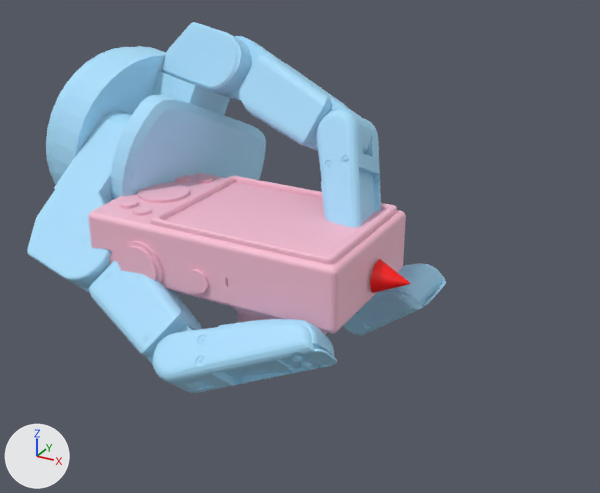
Two versions of the glTF model static/assets/cond/Barrett/contactdb+camera/9.glb, one commit apart.
The view is the same before and after, from a 50 mm lens placed at (0.169, -0.264, 0.138), pointed at (0.018, 0.009, 0.001). The axes (+X, +Y, +Z) are drawn at lower left. The lights are the same throughout. Where no turn or scale is listed for an object, it has been applied to the vertices. Vertices at the same position are counted once.

In view in the first picture: 'camera.stl', 'geometry_1', 'geometry_2'.
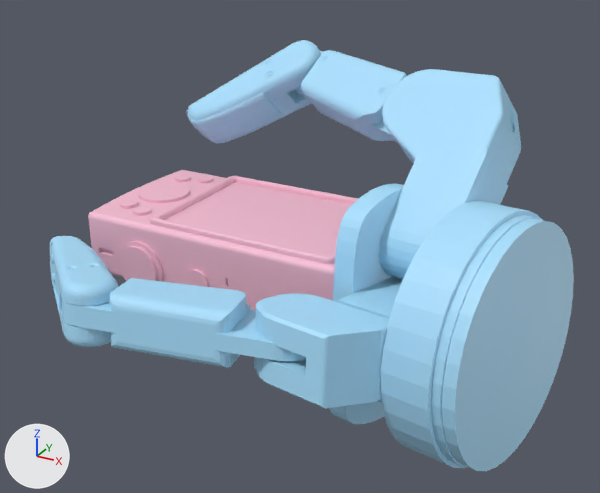
Where the change shows, as pixel boxes [x1, y1, x2, y2] in the pictures (600 x 493 px; the box of a moved part takes in the faces that stretch with it):
'geometry_1', reshaped (25% wider, 16% taller): before [27, 22, 446, 393]; after [50, 40, 574, 471]
part 1 of me_geometry_1, moved or reshaped: before [46, 46, 266, 200]; after [330, 183, 574, 471]
part 2 of me_geometry_1, moved or reshaped: before [161, 22, 245, 101]; after [257, 294, 389, 409]
part 3 of me_geometry_1, moved or reshaped: before [228, 36, 372, 154]; after [62, 278, 306, 372]
part 4 of me_geometry_1, moved or reshaped: before [317, 110, 381, 228]; after [50, 236, 118, 347]
part 5 of me_geometry_1, moved or reshaped: before [27, 111, 132, 292]; after [379, 69, 521, 279]
part 6 of me_geometry_1, moved or reshaped: before [86, 261, 207, 391]; after [294, 50, 407, 142]
part 7 of me_geometry_1, moved or reshaped: before [153, 319, 337, 393]; after [186, 40, 322, 143]
part 8 of me_geometry_1, moved or reshaped (not visible afterwards): before [343, 263, 446, 335]
part 9 of me_geometry_2, moved or reshaped (not visible afterwards): before [370, 259, 411, 293]

The change in detail:
me_geometry_1 has 8696 vertices, 17330 faces and spans x -0.114..0.07, y -0.061..0.097, z -0.063..0.079.
me_geometry_1 is used by ob_geometry_1; location (0.0, 0.0, 0.0).
me_geometry_1 part 1: the loose piece of 347 vertices spanning x -0.114..-0.037, y -0.01..0.087, z -0.023..0.067 is multiplied about its middle by the matrix ((-0.987, 0.145, -0.063), (-0.023, -0.525, -0.851), (-0.157, -0.839, 0.522)), then moved by (0.164, -0.054, -0.024).
me_geometry_1 part 2: the loose piece of 211 vertices spanning x -0.074..-0.027, y 0.036..0.072, z 0.044..0.079 is multiplied about its middle by the matrix ((-0.987, 0.145, -0.063), (-0.023, -0.525, -0.851), (-0.157, -0.839, 0.522)), then moved by (0.114, -0.113, -0.061).
me_geometry_1 part 3: the loose piece of 449 vertices spanning x -0.05..0.037, y 0.023..0.065, z 0.033..0.076 is multiplied about its middle by the matrix ((-0.802, 0.364, 0.473), (-0.591, -0.373, -0.715), (-0.084, -0.854, 0.514)), then moved by (0.025, -0.112, -0.053).
me_geometry_1 part 4: the loose piece of 1647 vertices spanning x 0.017..0.053, y -0.001..0.046, z -0.008..0.055 is multiplied about its middle by the matrix ((-0.832, 0.35, 0.431), (-0.548, -0.391, -0.74), (-0.09, -0.852, 0.516)), then moved by (-0.071, -0.084, -0.023).
me_geometry_1 part 5: the loose piece of 925 vertices spanning x -0.095..-0.046, y -0.042..0.03, z -0.027..0.043 is multiplied about its middle by the matrix ((-0.966, 0.251, -0.07), (0.072, 0.002, -0.997), (-0.25, -0.968, -0.02)), then moved by (0.146, 0.017, 0.033).
me_geometry_1 part 6: the loose piece of 449 vertices spanning x -0.074..0.01, y -0.058..-0.008, z -0.039..0.006 is multiplied about its middle by the matrix ((-0.962, 0.27, -0.049), (0.052, 0.003, -0.999), (-0.269, -0.963, -0.017)), then moved by (0.065, 0.071, 0.074).
me_geometry_1 part 7: the loose piece of 1647 vertices spanning x -0.009..0.058, y -0.061..-0.027, z -0.042..-0.003 is multiplied about its middle by the matrix ((-0.952, 0.305, -0.012), (0.014, 0.005, -1.0), (-0.305, -0.952, -0.009)), then moved by (-0.047, 0.089, 0.074).
me_geometry_1 part 8: the loose piece of 1647 vertices spanning x 0.013..0.07, y 0.03..0.076, z -0.063..-0.013 is multiplied about its middle by the matrix ((-0.976, 0.211, 0.046), (-0.033, 0.065, -0.997), (-0.214, -0.975, -0.056)), then moved by (-0.059, -0.022, -0.006).
me_geometry_2 has 75 vertices, 144 faces and spans x -0.0001..0.07, y -0.0053..0.0079, z -0.0069..0.0063.
me_geometry_2 is used by ob_geometry_2; location (0.0, 0.0, 0.0).
me_geometry_2 part 9: the whole mesh is multiplied about the mesh origin by the matrix ((-0.934, -0.357, -0.006), (0.357, -0.934, -0.013), (-0.001, -0.014, 1.0)).
